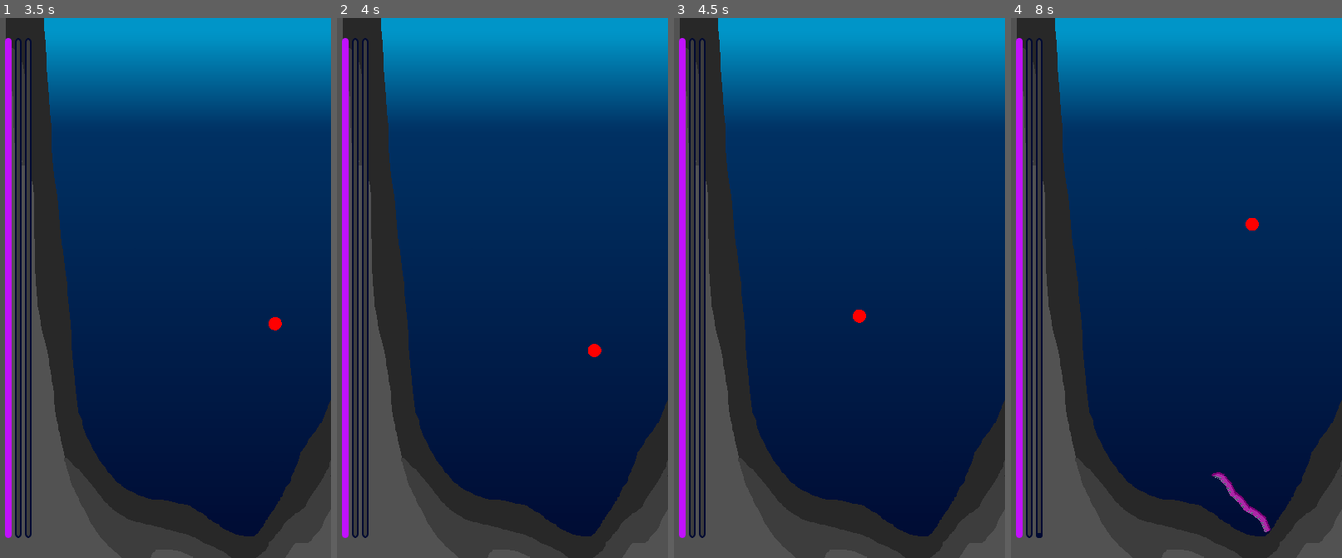
Above: before the commit, frames 1-4 (left to right).
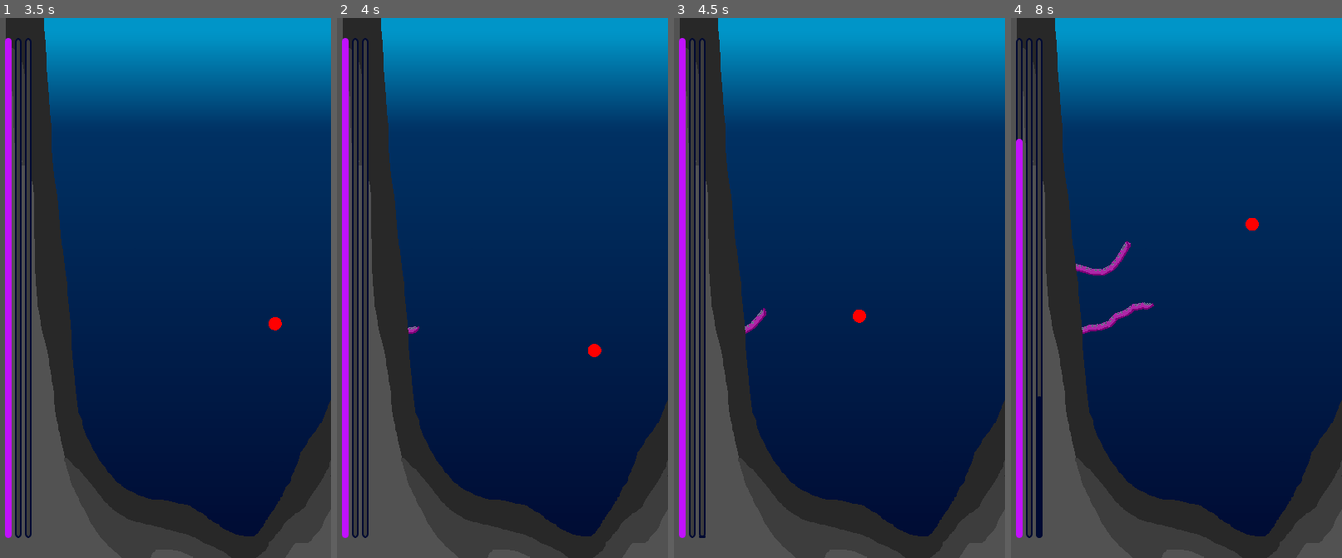
Above: after the commit, the same moments.

Repository: the-alex-g/LD57
Game: Godot game, scene res://world/world.tscn
Same seed, same stepped clock (60 frames per second), same inputs: the game is played once before the commit and once after it. The engine's default icon, where the game draws it, is replaced by a stand-in: a white triangle on a blue panel in a dark square.
Inputs (mouse positions are in pixels of both pictures, inside the frame that each line leads up to):
- Up to frame 1 (3.5 s): tap Enter at 0.5 s; move the mouse to (238, 261) at 0.52 s; hold D (right) 0.53-1.28 s; click (238, 261) at 0.6 s; click (238, 261) at 0.77 s; click (238, 261) at 1.07 s; tap Space at 1.25 s; move the mouse to (99, 315) at 1.27 s; hold S (down) 1.28-2.03 s; click (99, 315) at 1.35 s; click (99, 315) at 1.52 s; click (99, 315) at 1.82 s; move the mouse to (198, 169) at 2.02 s; hold D (right) 2.03-2.78 s; click (198, 169) at 2.1 s; move the mouse to (148, 396) at 2.77 s; hold W (up) from 2.78 s (still down); click (148, 396) at 2.85 s; click (148, 396) at 3.02 s; click (148, 396) at 3.32 s
- Up to frame 2 (4 s): move the mouse to (601, 369) at 3.52 s; release W (up) at 3.53 s; hold A (left) from 3.53 s (still down); click (601, 369) at 3.6 s; click (601, 369) at 3.77 s
- Up to frame 3 (4.5 s): keep holding A (left); click (938, 369) at 4.07 s; move the mouse to (740, 207) at 4.27 s; click (740, 207) at 4.35 s
- Up to frame 4 (8 s): click (1077, 207) at 4.52 s; click (1077, 207) at 4.82 s; move the mouse to (1193, 288) at 5.02 s; release A (left) at 5.03 s; hold S (down) 5.03-5.78 s; click (1193, 288) at 5.1 s; move the mouse to (1126, 153) at 5.77 s; hold D (right) 5.78-6.53 s; click (1126, 153) at 5.85 s; click (1126, 153) at 6.02 s; click (1126, 153) at 6.32 s; move the mouse to (1249, 261) at 6.52 s; hold W (up) 6.53-7.28 s; click (1249, 261) at 6.6 s; click (1249, 261) at 6.77 s; click (1249, 261) at 7.07 s; move the mouse to (1110, 315) at 7.27 s; hold D (right) from 7.28 s (still down); click (1110, 315) at 7.35 s; click (1110, 315) at 7.52 s; click (1110, 315) at 7.82 s

Frame 1 is identical in both runs. In frame 2, less than 0.1% of the frame differs, in the area x 21-25%, y 57-59%; in frame 3, 0.1%; in frame 4, 1.5%, in the area x 1-79%, y 3-97%.

Commit message:
Fix growing tentacles not dying on win

Diff:
--- a/project/player/player.gd
+++ b/project/player/player.gd
@@ -153,6 +153,7 @@
 	draw_circle(Vector2.ZERO, 8, Color.RED)
 
 
-func _on_world_game_over(_win: bool) -> void:
-	_game_over = true
-	_jump_cursor.hide()
+func _on_world_game_over(win: bool) -> void:
+	if not win:
+		_game_over = true
+		_jump_cursor.hide()
--- a/project/tentacle/tentacle.gd
+++ b/project/tentacle/tentacle.gd
@@ -9,6 +9,7 @@
 var length := 0
 var _last_segment : TentacleSegment
 var _reversed := randi() % 2 == 0
+var _growing := true
 
 @onready var _grow_timer := $GrowTimer
 
@@ -16,12 +17,15 @@
 func build_tentacle(new_length: int) -> void:
 	length = new_length
 	for x in length:
-		await _add_segment()
+		if _growing:
+			await _add_segment()
 	_start_grow_timer()
+	_growing = false
 
 
 func _add_segment() -> TentacleSegment:
 	var new_segment := preload("res://tentacle/tentacle_segments/segment.tscn").instantiate()
+	var target := -12
 	if _last_segment:
 		if _last_segment.type != TentacleSegment.SegmentType.BASE:
 			_last_segment.type = TentacleSegment.SegmentType.BODY
@@ -29,6 +33,7 @@
 	else:
 		add_child(new_segment)
 		new_segment.type = TentacleSegment.SegmentType.BASE
+		target = -4
 	new_segment.reversed = _reversed
 
 	new_segment.severed.connect(_on_segment_severed.bind(new_segment))
@@ -36,7 +41,7 @@
 	new_segment.drop_bubbles.connect(_on_segment_drop_bubbles)
 
 	await create_tween()\
-		.tween_property(new_segment, "position", Vector2(0, -12), 0.25)\
+		.tween_property(new_segment, "position", Vector2(0, target), 0.25)\
 		.set_trans(Tween.TRANS_QUAD)\
 		.finished
 	# segment might be cut off already
@@ -59,7 +64,7 @@
 	length -= severed_length
 	cut_back.emit(severed_length)
 
-	if new_tip == self:
+	if length <= 2:
 		# tentacle has been severed at root
 		queue_free()
 	else:
@@ -86,8 +91,9 @@
 
 
 func game_over(win: bool) -> void:
-	_grow_timer.stop()
+	_growing = false
 	if win:
+		_grow_timer.stop()
 		var first_segment : TentacleSegment = get_child(1)
 		first_segment.propagate_drop_bubbles()
 		first_segment.queue_free()
--- a/project/tentacle/tentacle_spawner.gd
+++ b/project/tentacle/tentacle_spawner.gd
@@ -16,7 +16,7 @@
 
 
 func _start_spawn_timer() -> void:
-	_spawn_timer.start(3.0 + randf() * 2)
+	_spawn_timer.start(2.0 + randf() * 2)
 
 
 func _process(delta: float) -> void:
@@ -26,7 +26,7 @@
 	var corruption := 0.0
 	for tentacle in _tentacle_container.get_children():
 		corruption += tentacle.length
-	increase_corruption.emit(corruption * delta * 0.75)
+	increase_corruption.emit(corruption * delta)
 
 
 func _on_spawn_timer_timeout() -> void:
@@ -36,7 +36,7 @@
 
 func _spawn_tentacle() -> void:
 	var tentacle := preload("res://tentacle/tentacle.tscn").instantiate()
-	_path_follow.progress_ratio = 1.0 - pow(randf(), 2.0)
+	_path_follow.progress_ratio = randf()
 	_tentacle_container.add_child(tentacle)
 	tentacle.transform = _path_follow.transform
 	tentacle.build_tentacle(6 + randi() % 5)
